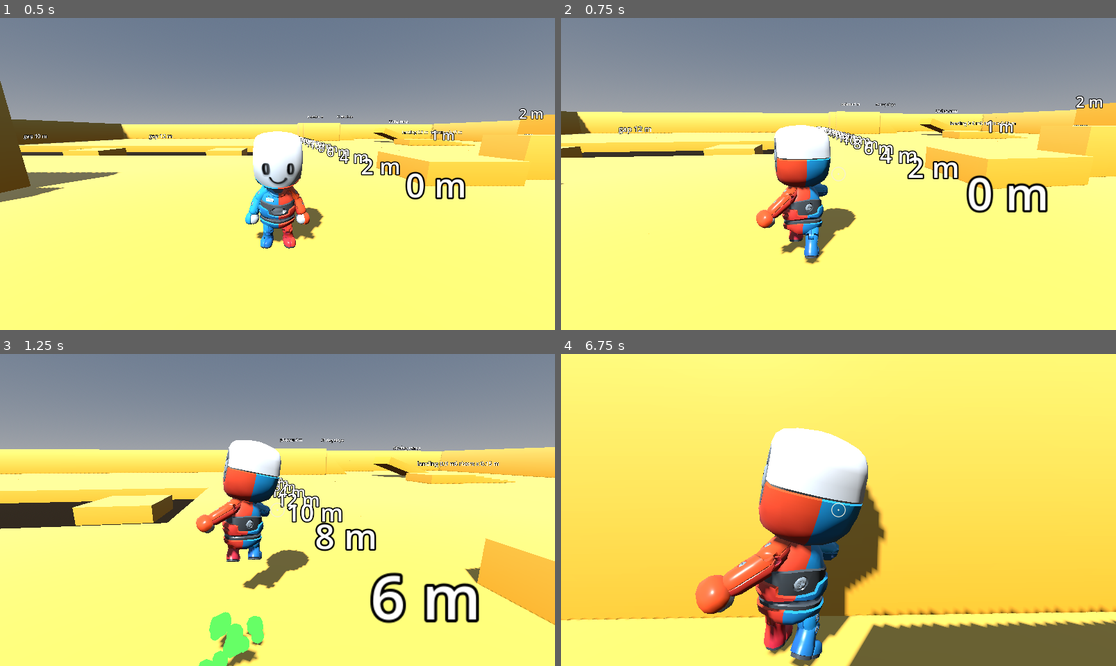
Above: before the commit, frames 1-4 (two rows, left to right).
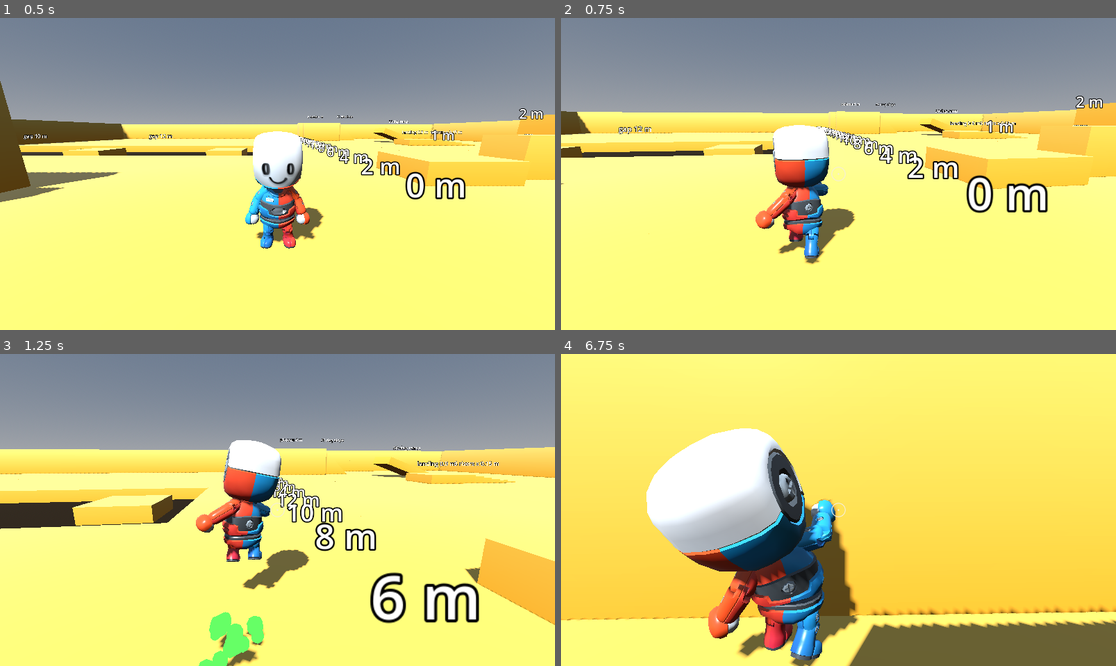
Above: after the commit, the same moments.

Repository: bistlaudio/Attimo
Game: Godot game, scene res://scenes/test/movement_gym.tscn
Same seed, same stepped clock (60 frames per second), same inputs: the game is played once before the commit and once after it.
Inputs (mouse positions are in pixels of both pictures, inside the frame that each line leads up to):
- Up to frame 1 (0.5 s): no input
- Up to frame 2 (0.75 s): tap Enter at 0.5 s; move the mouse to (866, 174) at 0.52 s; hold W (move_forward) from 0.53 s (still down); hold Right mouse button (aim) from 0.53 s (still down); click (866, 174) at 0.67 s
- Up to frame 3 (1.25 s): keep holding W (move_forward); keep holding Right mouse button (aim); tap Space (jump) at 0.77, 1.07 s; tap Shift (dash) at 0.8 s
- Up to frame 4 (6.75 s): move the mouse to (810, 510) at 1.27 s; release Right mouse button (aim) at 1.28 s; tap Shift (dash) at 1.35, 3.05, 4.35 s; tap Space (jump) at 1.52, 1.55, 1.82, 3.02, 3.32, 3.77, 3.8, 4.07, 4.52, 4.82, 6.02, 6.05, 6.32 s; move the mouse to (849, 503) at 2.02 s; hold Space (jump) 2.03-2.78 s; right-click (849, 503) at 2.3 s; move the mouse to (832, 516) at 2.77 s; right-click (832, 516) at 2.85 s; click (832, 516) at 2.92 s; move the mouse to (877, 513) at 3.52 s; hold Middle mouse button (camera_recenter) 3.53-4.28 s; move the mouse to (794, 506) at 4.27 s; right-click (794, 506) at 4.55 s; move the mouse to (844, 510) at 5.02 s; hold Shift (dash) 5.03-5.78 s; tap E (interact) at 5.1 s; click (844, 510) at 5.17 s; move the mouse to (816, 503) at 5.77 s; release W (move_forward) at 5.78 s; hold D (move_right) 5.78-6.53 s; tap Mouse wheel down (module_next) at 5.85 s; move the mouse to (866, 510) at 6.52 s; hold W (move_forward) from 6.53 s (still down); hold Right mouse button (aim) from 6.53 s (still down); tap Mouse wheel up (module_prev) at 6.6 s

Frame 1 is identical in both runs. In frame 2, 0.4% of the frame differs, in the area x 35-54%, y 34-76%; in frame 3, 0.2%; in frame 4, 20%, in the area x 15-59%, y 23-98%.

Commit message:
feat(quick-261118-qbt): crosshair ray aim target, arm aims at the world point under the crosshair
- CameraRig.aim_target_point(), aim_direction_from(), static aim_ray_start() plus crosshair_ray_length / crosshair_ray_mask and last_aim_* fields
- PlayerController.camera_rig(); MannequinAnimator feeds the AimPoseModifier the crosshair hit point (fallback: converge_distance)
- AimPoseModifier.aim_point() getter; test_aim_target (t1-t5)

Co-Authored-By: Claude Opus 5.5 <noreply@anthropic.com>

Diff:
--- a/attimo/scripts/camera/camera_rig.gd
+++ b/attimo/scripts/camera/camera_rig.gd
@@ -22,6 +22,12 @@
 ## offset is dropped (steering re-based to the current view) when the move input goes between neutral and held or
 ## turns by more than steer_rebase_angle. Mouse look changes yaw only, so it turns the steering with it.
 ## Straight runs (e about 0) and runs toward the camera (|e| above auto_follow_max_angle) are left alone.
+##
+## Aim target (quick 261118-qbt): aim_target_point() is the world point under the screen-centre crosshair. A perspective
+## Camera3D without h/v offset has its centre ray at the camera position along the camera -Z, so no viewport query is
+## needed. The ray starts level with the character (aim_ray_start), so geometry between the lens and the character is
+## never the target, hits crosshair_ray_mask and falls back to the point at crosshair_ray_length. The arm solver
+## (AimPoseModifier through MannequinAnimator) and the Phase 4 beam read it (aim_direction_from).
 ##
 ## Auto-follow mode (A41, CameraSettings.auto_follow_mode): "on" always follows, "off" never, "auto" only while
 ## the last input event came from a joypad. `_input` records the device and never consumes the event.
@@ -88,6 +94,14 @@
 @export_range(0.1, 1.5, 0.05) var aim_sensitivity_factor: float = 0.8
 @export_group("")
 
+@export_group("Crosshair ray")
+## Length in m of the ray from the camera through the screen-centre crosshair; the end point is the aim target when
+## nothing is hit.
+@export var crosshair_ray_length: float = 100.0
+## Physics layers the crosshair ray hits: World now, Phase 4 may add the Interactable and Enemy bits.
+@export_flags_3d_physics var crosshair_ray_mask: int = PhysicsLayers.WORLD
+@export_group("")
+
 ## Yaw in rad, rotation about Y.
 var yaw: float = 0.0
 ## Pitch in rad, rotation about X (negative lifts the camera above the target).
@@ -97,6 +111,13 @@
 var time_since_look: float = 0.0
 ## The device family of the last input event (A41).
 var last_input_device: InputDevice = InputDevice.KEYBOARD_MOUSE
+
+## Whether the last aim_target_point() query hit something (false: the point is the ray end). Read-only for others.
+var last_aim_hit: bool = false
+## The collider of the last hit, null without a hit.
+var last_aim_collider: Object = null
+## The point the last aim_target_point() query returned.
+var last_aim_point: Vector3 = Vector3.ZERO
 
 ## Eased aim blend, 0 (no aim) to 1 (full aim). Read-only for other code; driven by EventBus.aim_changed.
 var aim_weight: float = 0.0
@@ -250,6 +271,44 @@
 		_recentering = false
 
 
+## Where the crosshair ray starts: the camera `origin` pushed along `forward` to the plane through `pivot` (level with
+## the character), never behind the lens. A pivot behind the lens gives `origin`.
+static func aim_ray_start(origin: Vector3, forward: Vector3, pivot: Vector3) -> Vector3:
+	return origin + forward * maxf((pivot - origin).dot(forward), 0.0)
+
+
+## The world point under the screen-centre crosshair: the first hit of the centre ray on crosshair_ray_mask, else the ray
+## end (camera position + camera forward * crosshair_ray_length). Updates last_aim_hit, last_aim_collider and
+## last_aim_point. Queries the physics space on demand, one ray per call.
+func aim_target_point() -> Vector3:
+	var origin: Vector3 = camera.global_position
+	var forward: Vector3 = -camera.global_basis.z.normalized()
+	var end: Vector3 = origin + forward * crosshair_ray_length
+	var point: Vector3 = end
+	last_aim_hit = false
+	last_aim_collider = null
+	if is_inside_tree():
+		var query: PhysicsRayQueryParameters3D = PhysicsRayQueryParameters3D.create(aim_ray_start(origin, forward, global_position), end, crosshair_ray_mask)
+		var hit: Dictionary = get_world_3d().direct_space_state.intersect_ray(query)
+		if not hit.is_empty() and (hit["position"] as Vector3).is_finite():
+			point = hit["position"] as Vector3
+			last_aim_hit = true
+			last_aim_collider = hit["collider"] as Object
+	if not point.is_finite():
+		point = end
+	last_aim_point = point
+	return point
+
+
+## Unit direction from `origin` (the hand, the shoulder) to the aim target point; the camera forward when the target is
+## closer than 1 mm. The Phase 4 beam fires along this from the hand.
+func aim_direction_from(origin: Vector3) -> Vector3:
+	var offset: Vector3 = aim_target_point() - origin
+	if offset.length() < 0.001:
+		return -camera.global_basis.z.normalized()
+	return offset.normalized()
+
+
 ## The World mask the arm casts against. The SpringArm3D node's own mask is 0 because the rig casts.
 func arm_collision_mask() -> int:
 	return _arm_mask
--- a/attimo/scripts/player/aim_pose_modifier.gd
+++ b/attimo/scripts/player/aim_pose_modifier.gd
@@ -2,9 +2,9 @@
 extends SkeletonModifier3D
 ## Arm-direction solver for aim mode (D-11, CAM-02): after the AnimationMixer has posed the skeleton, rotates the
 ## spine, the chest and (for any remainder) the right upper arm so the shoulder-to-hand direction points at the aim
-## point. The aim point is set from outside (MannequinAnimator: camera origin + camera forward * converge_distance,
-## which accounts for the shoulder-to-crosshair parallax; Phase 4 can replace it with a ray hit through
-## set_aim_point). The Skeleton3D blends the result by `influence`, which the animator sets to the aim weight, so the
+## point. The aim point is set from outside (MannequinAnimator feeds CameraRig.aim_target_point(), the world point under
+## the screen-centre crosshair; converge_distance is only the fallback without a rig, camera origin + camera forward *
+## converge_distance). The arm aims from the shoulder, so the parallax to the camera is corrected. The Skeleton3D blends the result by `influence`, which the animator sets to the aim weight, so the
 ## correction fades in and out with the aim layer and the clip pose is untouched at influence 0.
 ##
 ## The torso (spine share first, chest second, together at most max_twist_deg) takes the correction; whatever is left
@@ -37,6 +37,11 @@
 
 var _aim_point: Vector3 = Vector3.ZERO
 var _has_aim_point: bool = false
+
+
+## The last world-space point received through set_aim_point (read-only for the wiring check).
+func aim_point() -> Vector3:
+	return _aim_point
 
 
 ## Sets the world-space point the right arm points at.
--- a/attimo/scripts/player/mannequin_animator.gd
+++ b/attimo/scripts/player/mannequin_animator.gd
@@ -129,13 +129,19 @@
 	_feed_aim_modifier()
 
 
-## Fades the arm solver with the aim weight and points it at the camera convergence point (D-11). The camera origin
-## plus forward times the distance accounts for the shoulder-to-crosshair parallax.
+## Fades the arm solver with the aim weight and points it at the crosshair target point (D-11): the world point under
+## the screen centre (CameraRig.aim_target_point()). The solver aims from the shoulder, so the hand lies on the
+## shoulder-to-point line and the camera-to-character parallax is corrected. Without a rig the fallback is the camera
+## origin plus forward times converge_distance.
 func _feed_aim_modifier() -> void:
 	if _aim_modifier == null:
 		return
 	_aim_modifier.influence = aim_weight
 	if aim_weight <= 0.0:
+		return
+	var rig: CameraRig = player.camera_rig()
+	if rig != null:
+		_aim_modifier.set_aim_point(rig.aim_target_point())
 		return
 	var camera: Camera3D = get_viewport().get_camera_3d()
 	if camera != null:
--- a/attimo/scripts/player/player_controller.gd
+++ b/attimo/scripts/player/player_controller.gd
@@ -161,6 +161,15 @@
 	reset_physics_interpolation()
 
 
+## The CameraRig of the viewport's current camera, or null without one. The lookup for the hand and the Phase 4 beam:
+## rig.aim_target_point() is the world point under the crosshair.
+func camera_rig() -> CameraRig:
+	var camera: Camera3D = get_viewport().get_camera_3d()
+	if camera == null:
+		return null
+	return _find_rig(camera)
+
+
 ## The nearest CameraRig above `node`, or null.
 func _find_rig(node: Node) -> CameraRig:
 	var current: Node = node.get_parent()
--- /dev/null
+++ b/attimo/tests/smoke/test_aim_target.gd
@@ -0,0 +1,131 @@
+extends RefCounted
+## CAM-02 crosshair aim (quick 261118-qbt): the aim target is the world point under the screen-centre crosshair.
+## CameraRig.aim_target_point() / aim_direction_from() are the accessors the arm solver and the Phase 4 beam read;
+## MannequinAnimator feeds the AimPoseModifier from them. Pure ray start (t1), the open-space fallback (t2), a World hit
+## on the camera centre ray (t3), the direction accessor (t4) and the full wiring with parallax (t5).
+## Actions are released and the nodes freed at the end of each scenario.
+
+const Fixtures := preload("res://tests/fixtures.gd")
+const SHIPPED_TPS: int = 60
+const MODIFIER_PATH: String = "VisualRoot/Mannequin/Rig_Medium/Skeleton3D/AimPoseModifier"
+const SKELETON_PATH: String = "VisualRoot/Mannequin/Rig_Medium/Skeleton3D"
+const POINT_TOLERANCE: float = 0.001
+const FACE_TOLERANCE: float = 0.05
+const ERROR_LIMIT_DEG: float = 1.0
+const PARALLAX_MIN_DEG: float = 1.0
+const SETTLE_FRAMES: int = 6
+const AIM_FRAMES: int = 90
+
+var _floor: StaticBody3D
+var _player: PlayerController
+var _rig: CameraRig
+
+
+func run(tree: SceneTree, check: Callable) -> void:
+	Engine.physics_ticks_per_second = SHIPPED_TPS
+	await Fixtures.wait_physics(tree, 2)
+	_scenario_ray_start(check)
+	await _scenario_open_space(tree, check)
+	await _scenario_world_hit(tree, check)
+	await _scenario_direction(tree, check)
+	await _scenario_wiring(tree, check)
+
+
+func _begin(tree: SceneTree) -> void:
+	_floor = Fixtures.spawn_floor(tree.root, Vector3(60.0, 1.0, 60.0))
+	_player = Fixtures.spawn_player(tree.root, Vector3.ZERO)
+	_rig = Fixtures.spawn_camera_rig(tree.root, _player)
+	await Fixtures.wait_physics(tree, 6)
+	await Fixtures.wait_process(tree, 2)
+
+
+func _end(tree: SceneTree, extra: Array[Node] = []) -> void:
+	Input.action_release(&"aim")
+	Fixtures.send_action_event(&"aim", false)
+	for node: Node in [_player, _rig, _floor] + extra:
+		if is_instance_valid(node):
+			node.queue_free()
+	await tree.process_frame
+
+
+# (t1) the ray starts level with the character and never behind the lens.
+func _scenario_ray_start(check: Callable) -> void:
+	var origin: Vector3 = Vector3(1.0, 2.0, 3.0)
+	var forward: Vector3 = Vector3(0.0, 0.0, -1.0)
+	var ahead: Vector3 = CameraRig.aim_ray_start(origin, forward, origin + forward * 3.0)
+	check.call(ahead.distance_to(origin + forward * 3.0) < POINT_TOLERANCE, "(t1) a pivot 3 m ahead on the ray starts the ray there (got %s)" % ahead)
+	var behind: Vector3 = CameraRig.aim_ray_start(origin, forward, origin - forward * 2.0)
+	check.call(behind.distance_to(origin) < POINT_TOLERANCE, "(t1) a pivot behind the lens starts the ray at the lens (got %s)" % behind)
+	var off_ray: Vector3 = CameraRig.aim_ray_start(origin, forward, origin + forward * 4.0 + Vector3(2.0, 1.0, 0.0))
+	check.call(off_ray.distance_to(origin + forward * 4.0) < POINT_TOLERANCE, "(t1) a pivot off the ray starts at its projection (got %s)" % off_ray)
+
+
+# (t2) nothing in the way: the target is the ray end and no hit is reported.
+func _scenario_open_space(tree: SceneTree, check: Callable) -> void:
+	await _begin(tree)
+	_rig.pitch = _rig.pitch_max
+	await Fixtures.wait_process(tree, SETTLE_FRAMES)
+	var point: Vector3 = _rig.aim_target_point()
+	var expected: Vector3 = _rig.camera.global_position - _rig.camera.global_basis.z.normalized() * _rig.crosshair_ray_length
+	check.call(point.distance_to(expected) < POINT_TOLERANCE, "(t2) open space: the target is camera + forward * crosshair_ray_length (off by %.4f m)" % point.distance_to(expected))
+	check.call(not _rig.last_aim_hit and _rig.last_aim_collider == null, "(t2) open space: last_aim_hit is false and there is no collider")
+	await _end(tree)
+
+
+# (t3) a World box 8 m in front of the lens: the target lies on its near face and on the camera centre ray.
+func _scenario_world_hit(tree: SceneTree, check: Callable) -> void:
+	await _begin(tree)
+	_rig.pitch = 0.0
+	await Fixtures.wait_process(tree, SETTLE_FRAMES)
+	var camera_position: Vector3 = _rig.camera.global_position
+	var forward: Vector3 = -_rig.camera.global_basis.z.normalized()
+	var box: StaticBody3D = Fixtures.spawn_box(_floor.get_parent(), Vector3(10.0, 10.0, 2.0), camera_position + forward * 9.0)
+	await Fixtures.wait_physics(tree, 2)
+	var point: Vector3 = _rig.aim_target_point()
+	var face_distance: float = absf((point - (camera_position + forward * 8.0)).dot(forward))
+	var line_distance: float = (point - camera_position).cross(forward).length()
+	check.call(face_distance < FACE_TOLERANCE, "(t3) the target lies on the near face of the box (%.4f m off)" % face_distance)
+	check.call(line_distance < POINT_TOLERANCE, "(t3) the target lies on the camera centre ray (%.5f m off the line)" % line_distance)
+	check.call(_rig.last_aim_hit and _rig.last_aim_collider == box, "(t3) last_aim_hit is true and the collider is the box")
+	await _end(tree, [box])
+
+
+# (t4) aim_direction_from is a unit vector from the origin to the target point.
+func _scenario_direction(tree: SceneTree, check: Callable) -> void:
+	await _begin(tree)
+	await Fixtures.wait_process(tree, SETTLE_FRAMES)
+	var origin: Vector3 = _player.global_position + Vector3(0.3, 1.2, 0.0)
+	var direction: Vector3 = _rig.aim_direction_from(origin)
+	var expected: Vector3 = (_rig.aim_target_point() - origin).normalized()
+	check.call(absf(direction.length() - 1.0) < POINT_TOLERANCE, "(t4) the direction is unit length (%.5f)" % direction.length())
+	check.call(direction.distance_to(expected) < POINT_TOLERANCE, "(t4) the direction points from the origin to the target point (off by %.5f)" % direction.distance_to(expected))
+	var at_target: Vector3 = _rig.aim_direction_from(_rig.aim_target_point())
+	check.call(at_target.is_finite() and absf(at_target.length() - 1.0) < POINT_TOLERANCE, "(t4) at the target itself the direction is still a finite unit vector")
+	await _end(tree)
+
+
+# (t5) with aim held the solver receives the crosshair target point, so the arm direction (shoulder to point) differs from
+# the camera forward by the parallax and the solver still reaches it.
+func _scenario_wiring(tree: SceneTree, check: Callable) -> void:
+	await _begin(tree)
+	var wall: StaticBody3D = Fixtures.spawn_box(_floor.get_parent(), Vector3(20.0, 10.0, 1.0), Vector3(0.0, 5.0, -6.5))
+	await Fixtures.wait_physics(tree, 2)
+	var modifier: AimPoseModifier = _player.get_node(MODIFIER_PATH) as AimPoseModifier
+	check.call(modifier != null, "(t5) the AimPoseModifier exists under the Mannequin skeleton")
+	if modifier == null:
+		await _end(tree, [wall])
+		return
+	Input.action_press(&"aim")
+	await Fixtures.wait_physics(tree, AIM_FRAMES)
+	await Fixtures.wait_process(tree, SETTLE_FRAMES)
+	var target: Vector3 = _rig.aim_target_point()
+	check.call(_rig.last_aim_hit and _rig.last_aim_collider == wall, "(t5) the crosshair ray hits the wall")
+	check.call(modifier.aim_point().distance_to(target) < POINT_TOLERANCE, "(t5) the solver received the crosshair target point (off by %.5f m)" % modifier.aim_point().distance_to(target))
+	check.call(modifier.last_error_deg < ERROR_LIMIT_DEG, "(t5) the arm reaches the target within %.1f degrees (error %.3f)" % [ERROR_LIMIT_DEG, modifier.last_error_deg])
+	var skeleton: Skeleton3D = _player.get_node(SKELETON_PATH) as Skeleton3D
+	var shoulder: Vector3 = (skeleton.global_transform * skeleton.get_bone_global_pose(skeleton.find_bone("upperarm.r"))).origin
+	var arm_direction: Vector3 = (target - shoulder).normalized()
+	var camera_forward: Vector3 = -_rig.camera.global_basis.z.normalized()
+	var parallax: float = rad_to_deg(arm_direction.angle_to(camera_forward))
+	check.call(parallax > PARALLAX_MIN_DEG, "(t5) the shoulder-to-point direction differs from the camera forward by %.2f degrees (> %.0f)" % [parallax, PARALLAX_MIN_DEG])
+	await _end(tree, [wall])
Not shown, added: attimo/tests/smoke/test_aim_target.gd.uid
Not shown, changed: docs/CONVENTIONS.md
